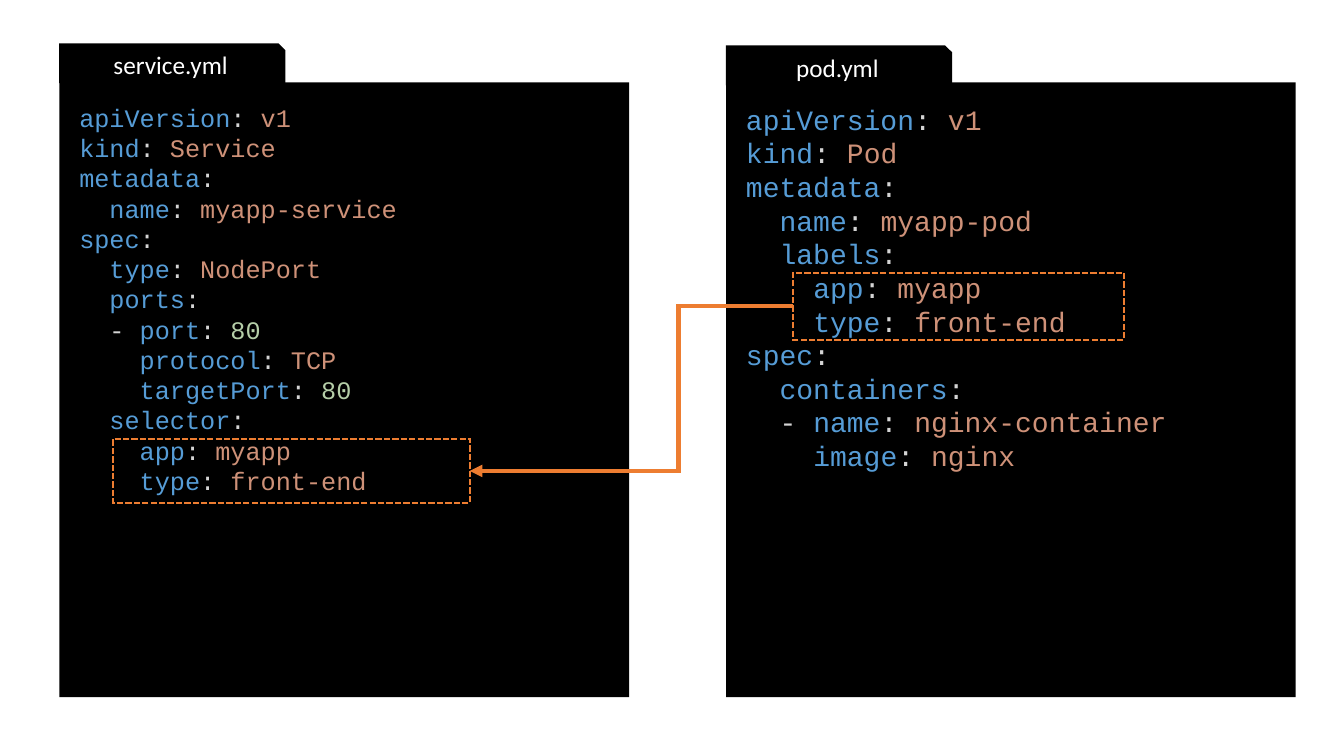
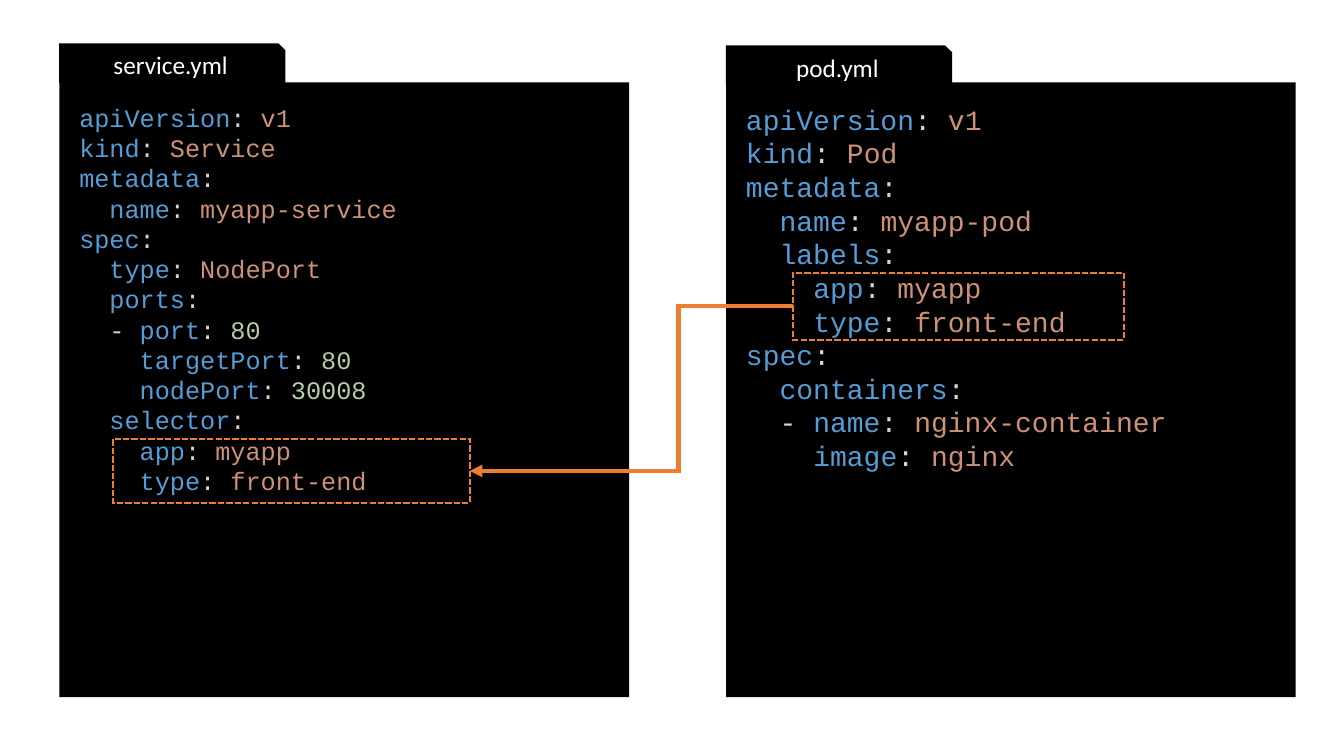
Before and after one commit to gerassimos/kgs, a slide deck: slide 2 of docs/images/pod-vs-service.pptx. Drawn at 1344x756 pixels with LibreOffice and Linux fonts; fonts in the diff are those of the drawing. Boxes give left, top, right and bottom in pixels: in the first picture for what was removed or moved away, otherwise in the second. Text is boxed around its words. In the diff, an @@ line names an element or a change of style, - is before the commit and + after.

Commit message:
Service - NodePort - cmds (2)

```diff
--- a/docs/images/pod-vs-service.pptx
+++ b/docs/images/pod-vs-service.pptx
@@ text in rectangle at (140, 350, 336, 375): paragraph removed @@
-protocol: TCP
@@ text in rectangle at (140, 381, 367, 400): paragraph added @@
+nodePort: 30008
```
Also in this commit, not shown: 1 other slide changed, 3 other files.
